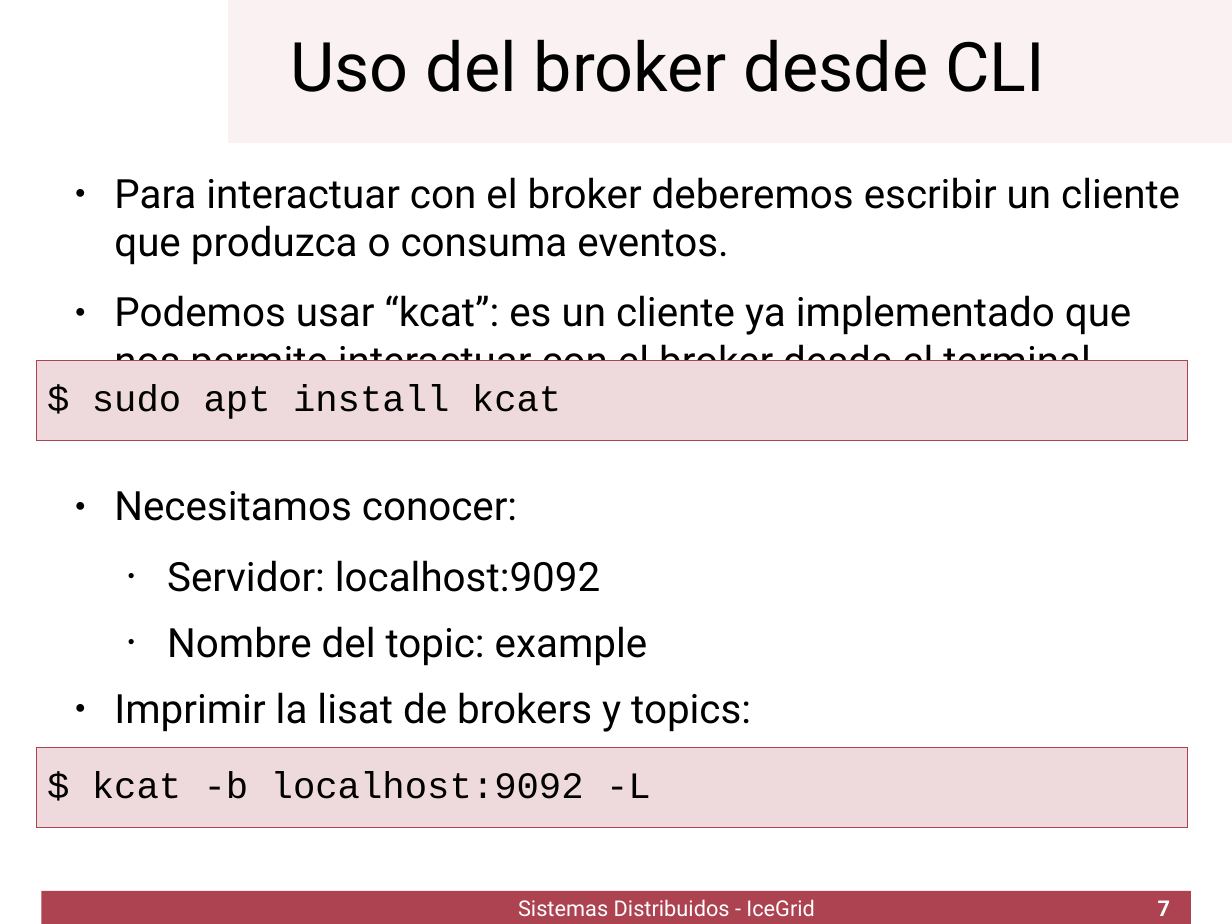
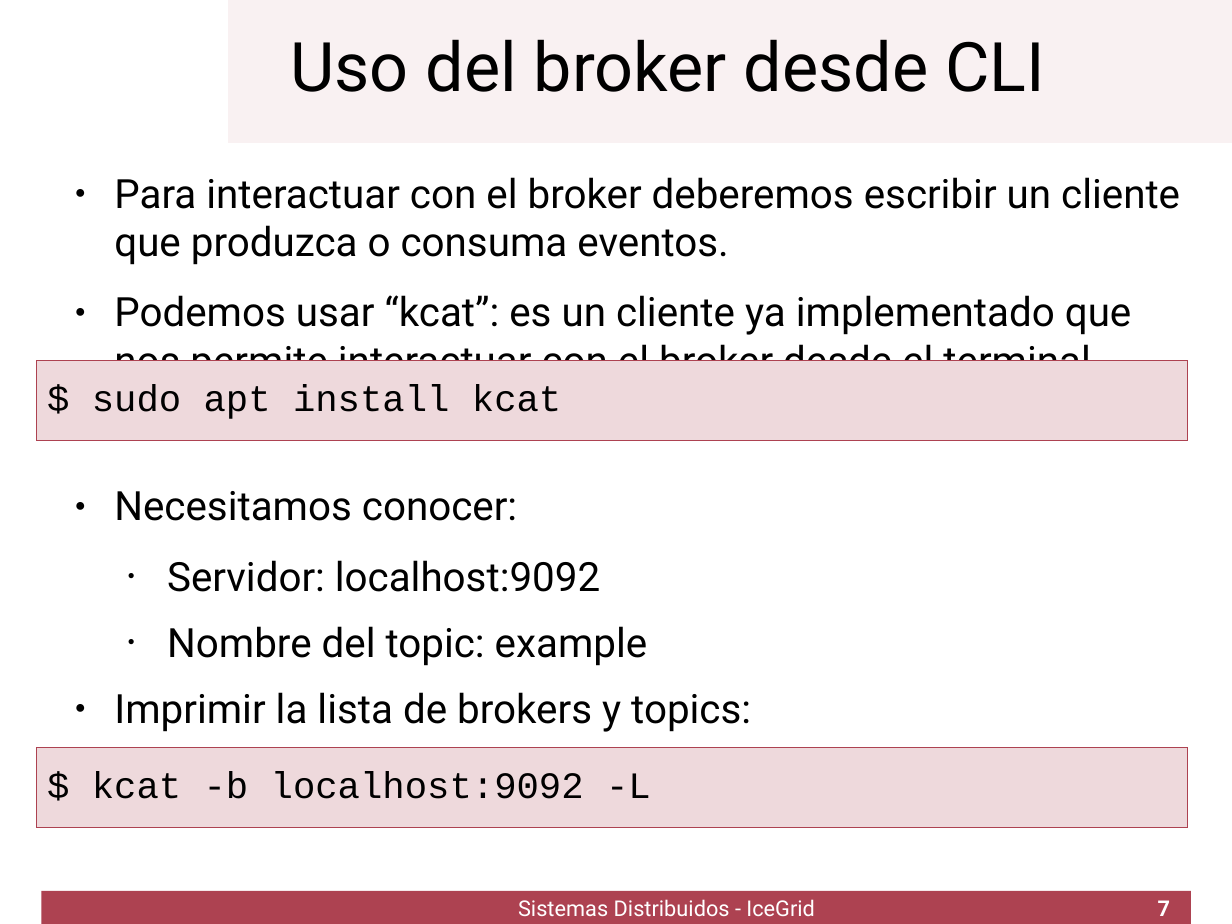
Before and after one commit to UCLM-ESI/ssdd.kafka-lab, a slide deck: slide 7 of kafka1.odp. Drawn at 1232x924 pixels with LibreOffice and Linux fonts; fonts in the diff are those of the drawing; background and template pictures are left out. Boxes give left, top, right and bottom in pixels: in the first picture for what was removed or moved away, otherwise in the second. Text is boxed around its words. In the diff, an @@ line names an element or a change of style, - is before the commit and + after.

```diff
--- a/kafka1.odp
+++ b/kafka1.odp
@@ text at bbox=[114, 692, 751, 732]: text changed @@
-● Imprimir la lisat de brokers y topics:
+● Imprimir la lista de brokers y topics:
```
Also in this commit, not shown: 2 other slides changed, 2 slides added, 1 slide removed.
